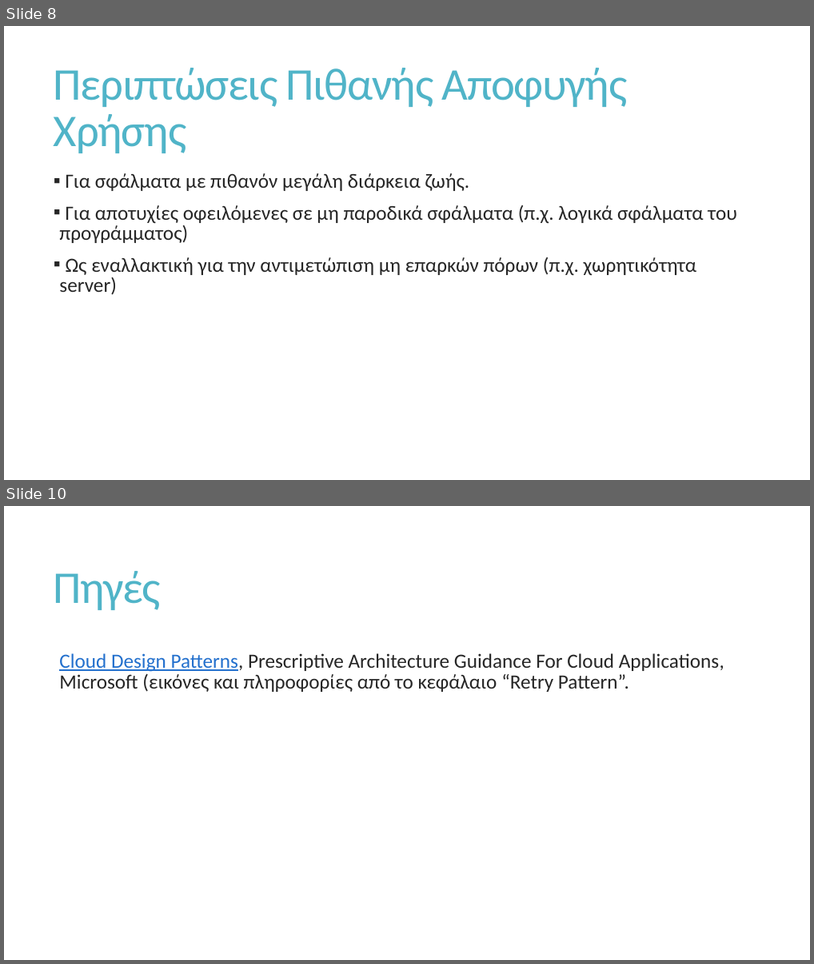
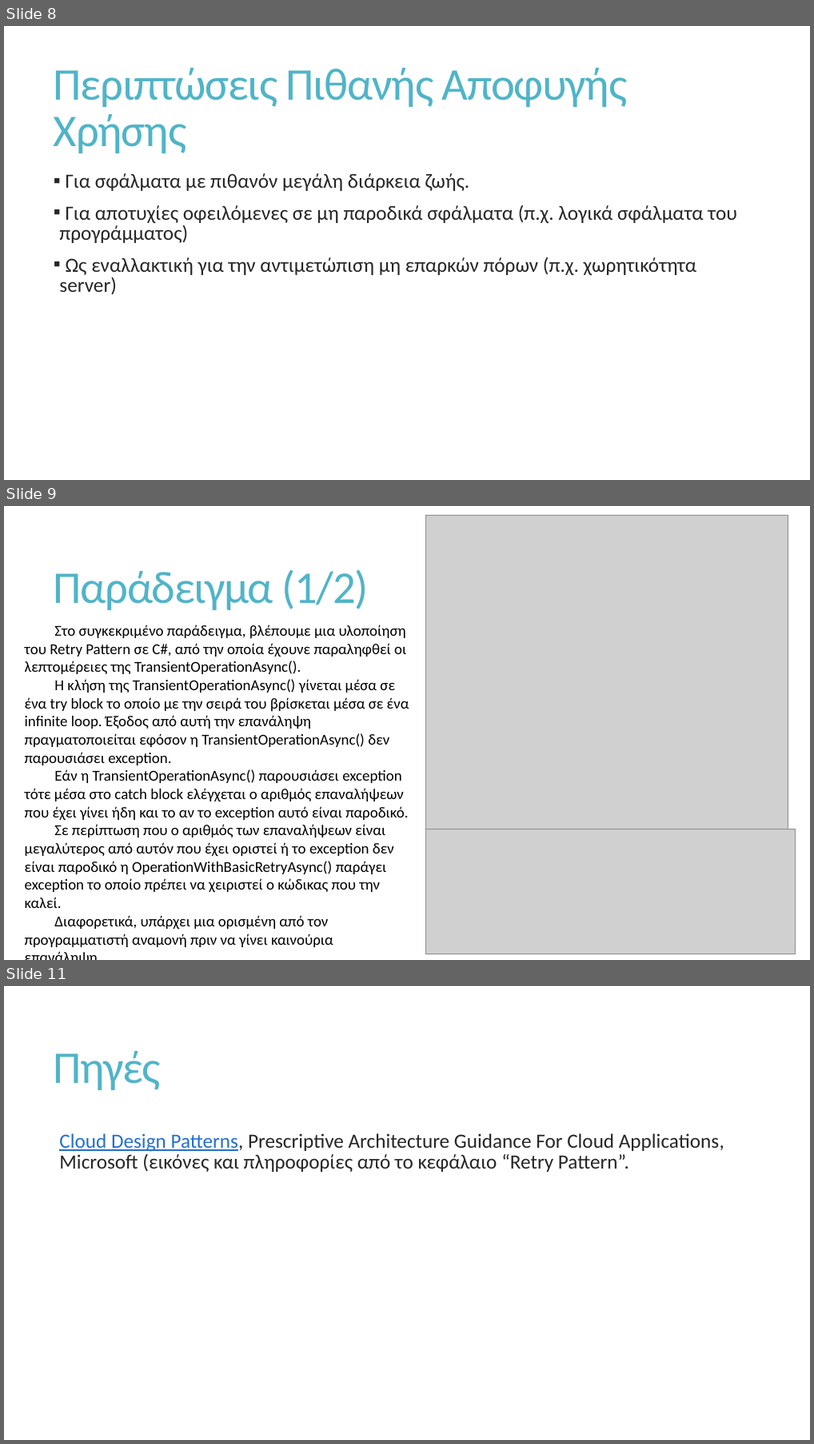
Before and after one commit to Syrko/DesignPatternsAssignment, a slide deck: Retry Pattern/Retry Pattern.pptx. Shown one above the other, each under a label of ours: slides 8 and 10 before the commit, slides 8, 9 and 11 after it; the slides between them are not shown. The pictures are 814x964 and 814x1444 pixels, drawn with LibreOffice and Linux fonts; fonts in the diff are those of the drawing; grey boxes stand for pictures. Boxes give left, top, right and bottom in pixels: in the first picture for what was removed or moved away, otherwise in the second. Text is boxed around its words. In the diff, an @@ line names an element or a change of style, - is before the commit and + after.

Commit message:
Wrote Retry Pattern example

```diff
--- a/Retry Pattern/Retry Pattern.pptx
+++ b/Retry Pattern/Retry Pattern.pptx
@@ slide 9 added at (4,506,810,960), background #FFFFFF @@
@@ picture added at (426,515,789,834) @@
@@ title added at (54,569,369,610), 54 pt, text #50B4C8 @@
+Παράδειγμα (1/2)
@@ text added at (25,624,410,947), 18 pt, text #000000 @@
+Στο συγκεκριμένο παράδειγμα, βλέπουμε μια υλοποίηση του Retry Pattern σε C#, από την οποία έχουνε παραληφθεί οι λεπτομέρειες της TransientOperationAsync().
+Η κλήση της TransientOperationAsync() γίνεται μέσα σε ένα try block το οποίο με την σειρά του βρίσκεται μέσα σε ένα infinite loop. Έξοδος από αυτή την επανάληψη πραγματοποιείται εφόσον η TransientOperationAsync() δεν παρουσιάσει exception.
+Εάν η TransientOperationAsync() παρουσιάσει exception τότε μέσα στο catch block ελέγχεται ο αριθμός επαναλήψεων που έχει γίνει ήδη και το αν το exception αυτό είναι παροδικό.
+Σε περίπτωση που ο αριθμός των επαναλήψεων είναι μεγαλύτερος από αυτόν που έχει οριστεί ή το exception δεν είναι παροδικό η OperationWithBasicRetryAsync() παράγει exception το οποίο πρέπει να χειριστεί ο κώδικας που την καλεί.
+Διαφορετικά, υπάρχει μια ορισμένη από τον προγραμματιστή αναμονή πριν να γίνει καινούρια επανάληψη.
@@ picture added at (426,828,796,954) @@
@@ what was slide 10 is now slide 11 @@
```
Also in this commit, not shown: 1 slide changed, 1 other slide added, 1 slide removed.
